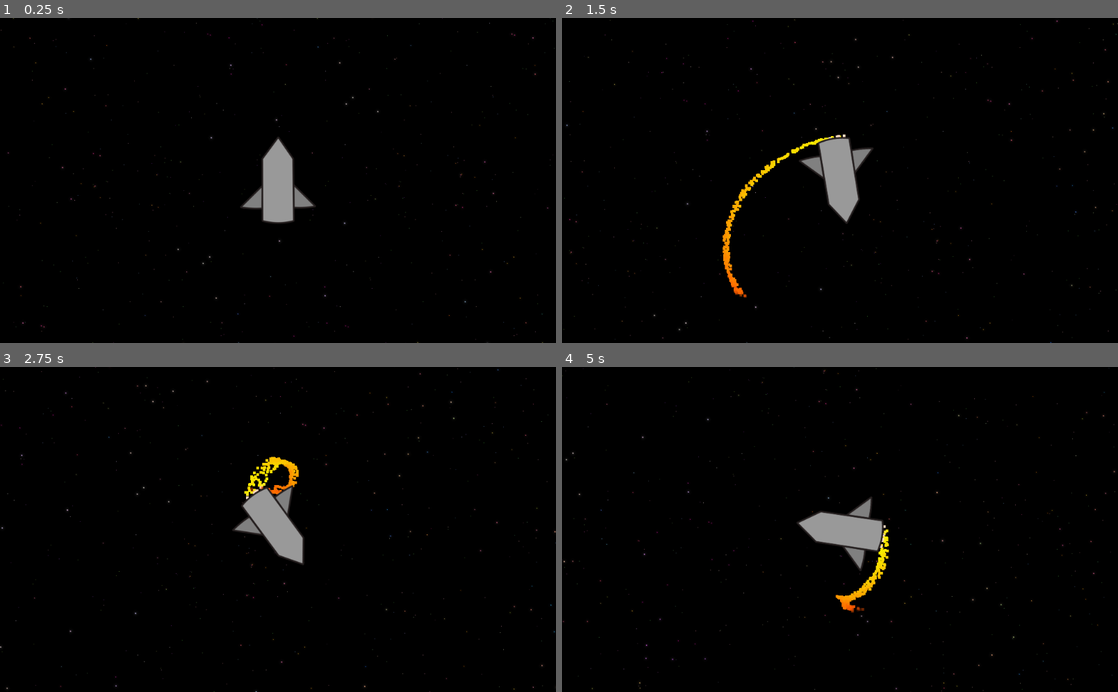
Above: before the commit, frames 1-4 (two rows, left to right).
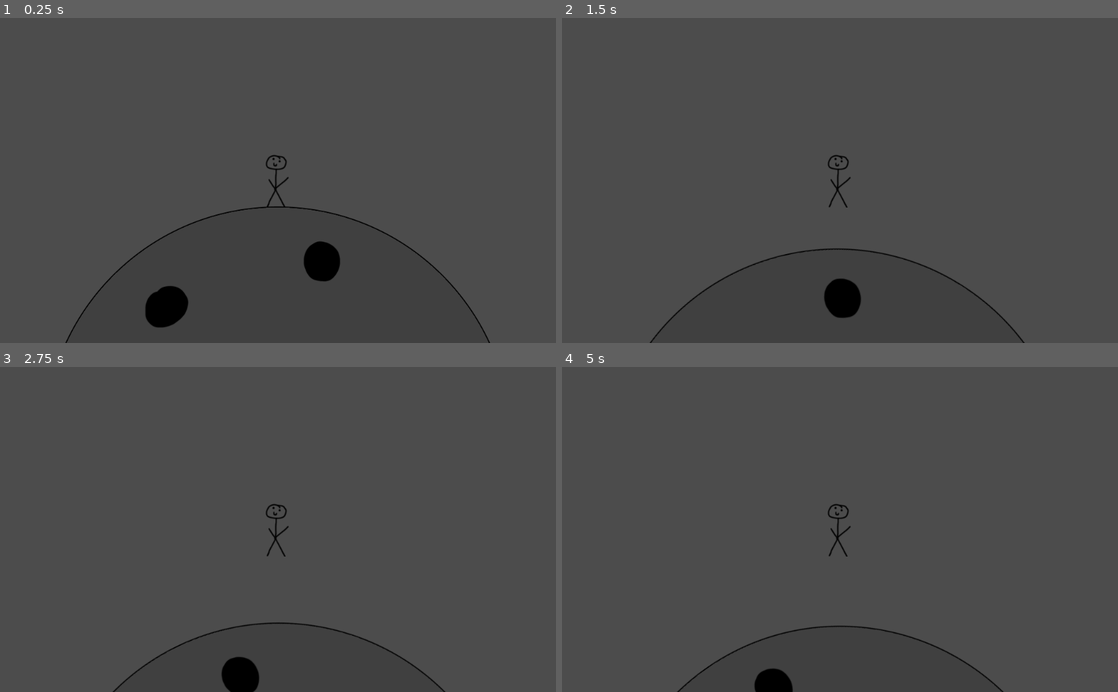
Above: after the commit, the same moments.

Repository: mariothedog/Holes-Theme
Game: Godot game, scene res://Asteroids/Asteroid Scene.tscn
The game is run twice, just before and just after one commit, with the same random seed, the same clock (stepped at 60 frames per second) and the same inputs. Before the commit the project starts from res://Space/Space.tscn.
Inputs:
- Up to frame 1 (0.25 s): no input
- Up to frame 2 (1.5 s): tap Enter at 0.5 s; hold W (thrust) 0.53-1.28 s; hold D (turn_right) from 0.53 s (still down); tap W (thrust) at 1.35 s
- Up to frame 3 (2.75 s): tap W (thrust) at 1.52, 1.82 s; release D (turn_right) at 2.03 s; hold A (turn_left) from 2.03 s (still down); hold W (thrust) from 2.03 s (still down)
- Up to frame 4 (5 s): release A (turn_left) at 2.78 s; release W (thrust) at 2.78 s; hold D (turn_right) 2.78-4.28 s; tap W (thrust) at 2.85, 3.02, 3.32, 4.35, 4.52, 4.82 s; hold W (thrust) 3.53-4.28 s; hold A (turn_left) from 4.28 s (still down)

The runs differ from the first frame. In frame 1, 98% of the frame differs, in the area x 0-100%, y 0-100%; in frame 2, 99%; in frame 3, 99%; in frame 4, 99%.

Commit message:
Asteroid and player walking thing

Diff:
--- /dev/null
+++ b/Asteroids/Asteroid Object.tscn
@@ -0,0 +1,14 @@
+[gd_scene load_steps=3 format=2]
+
+[ext_resource path="res://Asteroids/Asteroid.png" type="Texture" id=1]
+
+[sub_resource type="CircleShape2D" id=1]
+radius = 430.0
+
+[node name="Asteroid Object" type="StaticBody2D"]
+
+[node name="Sprite" type="Sprite" parent="."]
+texture = ExtResource( 1 )
+
+[node name="CollisionShape2D" type="CollisionShape2D" parent="."]
+shape = SubResource( 1 )
--- /dev/null
+++ b/Asteroids/Asteroid Scene.tscn
@@ -0,0 +1,13 @@
+[gd_scene load_steps=3 format=2]
+
+[ext_resource path="res://Asteroids/Asteroid Object.tscn" type="PackedScene" id=1]
+[ext_resource path="res://Player/Player.tscn" type="PackedScene" id=2]
+
+[node name="Asteroid Scene" type="Node2D"]
+
+[node name="Asteroid Object" parent="." instance=ExtResource( 1 )]
+z_index = -1
+
+[node name="Player" parent="." instance=ExtResource( 2 )]
+position = Vector2( 0, -483 )
+z_index = -1
--- /dev/null
+++ b/Player/Player.gd
@@ -0,0 +1,53 @@
+extends KinematicBody2D
+
+const gravity_strength = 800
+const jump_vec = Vector2(0, 500)
+
+onready var asteroid = get_parent().get_node("Asteroid Object")
+
+var acc = Vector2(10, 0)
+
+var velocity = Vector2()
+
+var jump = false
+
+func _physics_process(delta):
+	input()
+	movement(delta)
+	animate()
+
+func input():
+	if Input.is_action_pressed("turn_right"):
+		# The direction that the player travels is the tangent of the asteroid (Perpendicular to the radius)
+		velocity += acc.rotated(position.direction_to(asteroid.position).angle() - PI/2)
+
+	if Input.is_action_pressed("turn_left"):
+		velocity -= acc.rotated(position.direction_to(asteroid.position).angle() - PI/2)
+
+	jump = false
+	if Input.is_action_just_pressed("thrust"):
+		jump = true
+
+func movement(delta):
+	var direction_to_asteroid = position.direction_to(asteroid.position)
+
+	var gravity = direction_to_asteroid * gravity_strength
+
+	velocity += gravity * delta
+
+	if is_on_floor():
+		velocity *= 0.95 # Ground Friction
+		acc = Vector2(10, 0)
+	else:
+		velocity *= 0.99 # Space Friction
+		acc = Vector2(6, 0)
+
+	if jump and is_on_floor():
+		velocity = jump_vec.rotated(position.direction_to(asteroid.position).angle() + PI/2)
+
+	velocity = move_and_slide(velocity, -position.direction_to(asteroid.position))
+
+	rotation = direction_to_asteroid.angle() - PI/2
+
+func animate():
+	pass
--- /dev/null
+++ b/Player/Player.tscn
@@ -0,0 +1,20 @@
+[gd_scene load_steps=4 format=2]
+
+[ext_resource path="res://Player/Player.png" type="Texture" id=1]
+[ext_resource path="res://Player/Player.gd" type="Script" id=2]
+
+[sub_resource type="RectangleShape2D" id=1]
+extents = Vector2( 18, 50 )
+
+[node name="Player" type="KinematicBody2D"]
+script = ExtResource( 2 )
+
+[node name="Sprite" type="Sprite" parent="."]
+texture = ExtResource( 1 )
+
+[node name="CollisionShape2D" type="CollisionShape2D" parent="."]
+shape = SubResource( 1 )
+
+[node name="Camera2D" type="Camera2D" parent="."]
+rotating = true
+current = true
--- a/project.godot
+++ b/project.godot
@@ -16,7 +16,7 @@
 [application]
 
 config/name="Holes Theme"
-run/main_scene="res://Space/Space.tscn"
+run/main_scene="res://Asteroids/Asteroid Scene.tscn"
 config/icon="res://icon.png"
 
 [importer_defaults]
Binary file added: Asteroids/Asteroid.png
Not shown, added: Asteroids/Asteroid.png.import
Binary file added: Player/Player.png
Not shown, added: Player/Player.png.import
Not shown: 3 places in Rocket/Rocket.tscn that only renumber resources
